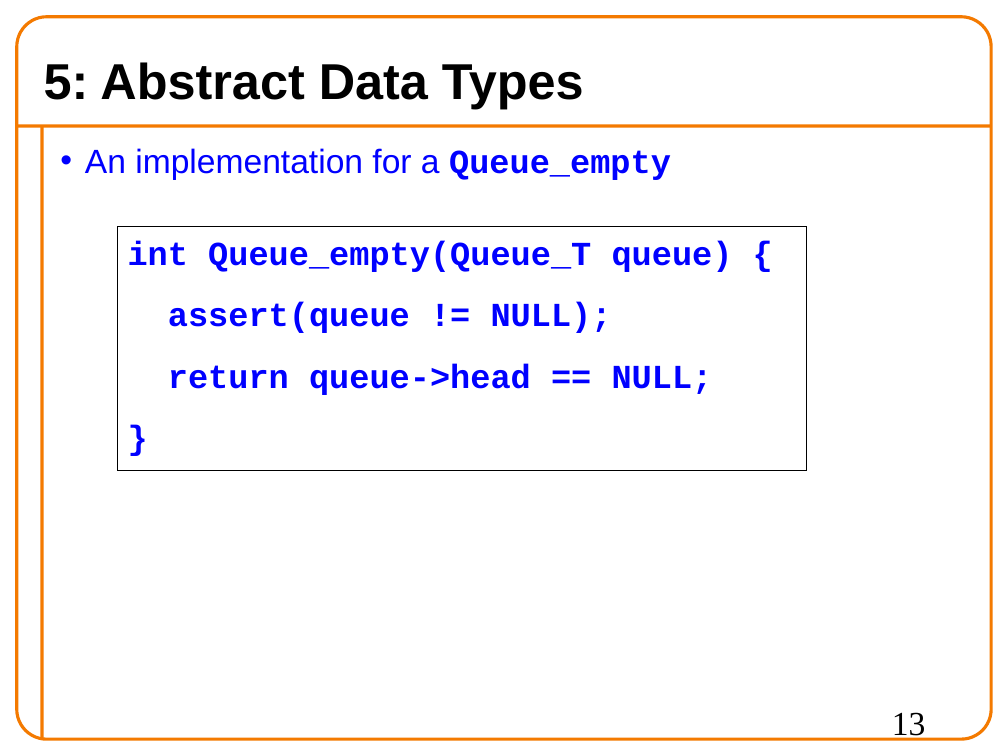
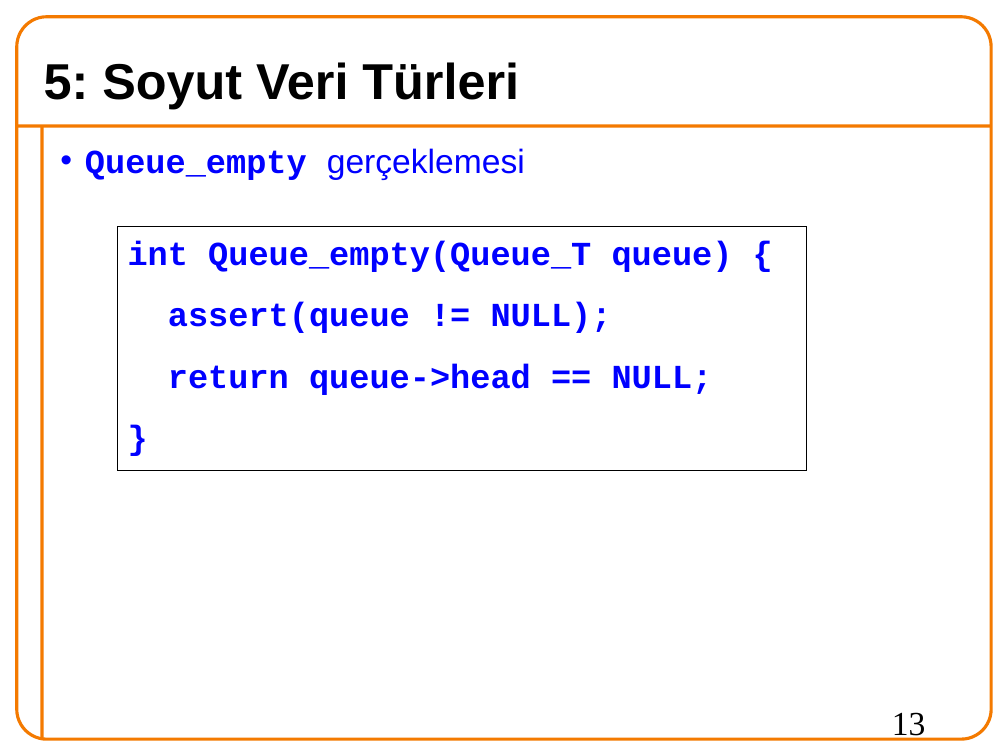
Before and after one commit to 19ceng/ceng201pro, a slide deck: slide 13 of 11mid.odp. Drawn at 1008x756 pixels with LibreOffice and Linux fonts; fonts in the diff are those of the drawing; background and template pictures are left out. Boxes give left, top, right and bottom in pixels: in the first picture for what was removed or moved away, otherwise in the second. Text is boxed around its words. In the diff, an @@ line names an element or a change of style, - is before the commit and + after.

```diff
--- a/11mid.odp
+++ b/11mid.odp
@@ title at (x1=44, y1=62, x2=519, y2=109): text changed @@
-5: Abstract Data Types
+5: Soyut Veri Türleri
@@ text at (x1=85, y1=148, x2=525, y2=180): text changed @@
-• An implementation for a Queue_empty
+• Queue_empty gerçeklemesi
```
Also in this commit, not shown: 10 other slides changed, 5 slides added, 6 slides removed, 5 other files.
